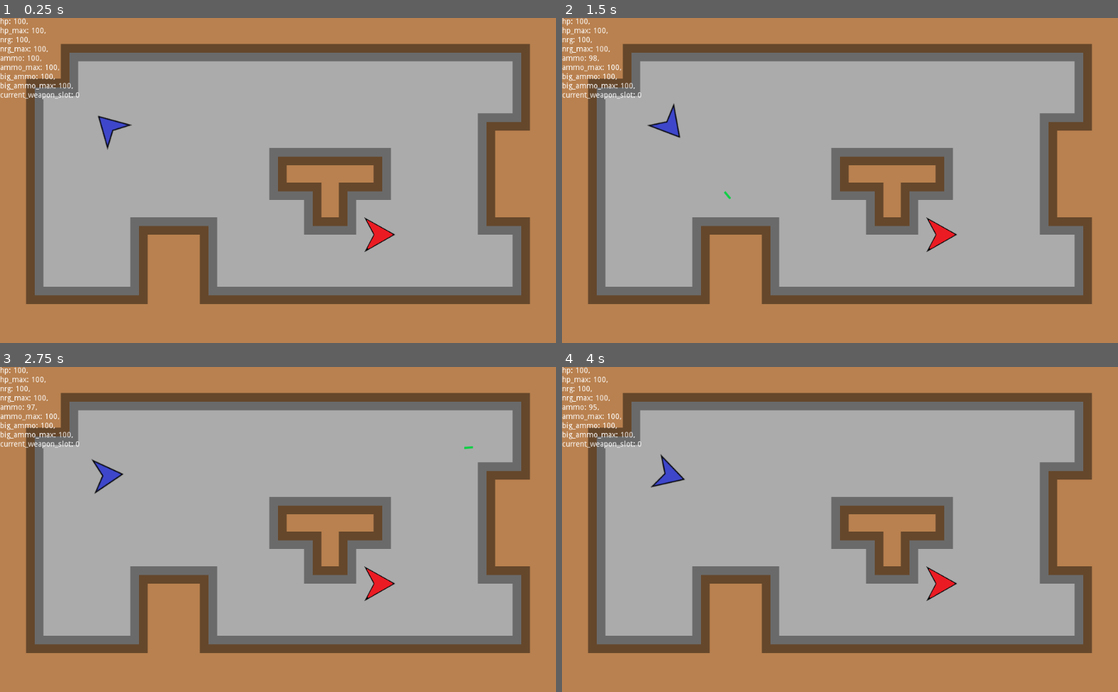
Above: before the commit, frames 1-4 (two rows, left to right).
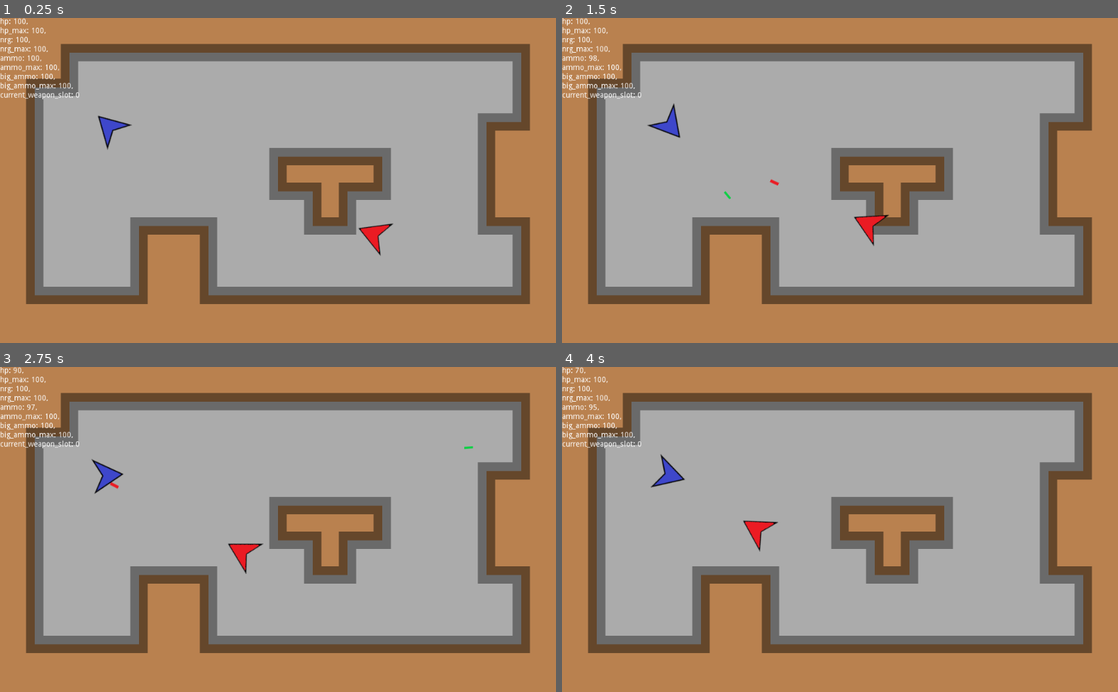
Above: after the commit, the same moments.

Repository: afkpuezo/blinkshooter
Game: Godot game, scene res://scenes/demos/demo.tscn
The game is run twice, just before and just after one commit, with the same random seed, the same clock (stepped at 60 frames per second) and the same inputs.
Inputs (mouse positions are in pixels of both pictures, inside the frame that each line leads up to):
- Up to frame 1 (0.25 s): no input
- Up to frame 2 (1.5 s): move the mouse to (962, 164) at 0.52 s; click (962, 164) at 0.6 s; move the mouse to (728, 196) at 1.27 s; click (728, 196) at 1.35 s
- Up to frame 3 (2.75 s): move the mouse to (333, 458) at 2.02 s; click (333, 458) at 2.1 s
- Up to frame 4 (4 s): move the mouse to (812, 594) at 2.77 s; click (812, 594) at 2.85 s; move the mouse to (1006, 578) at 3.52 s; click (1006, 578) at 3.6 s

The runs differ from the first frame. In frame 1, 0.3% of the frame differs, in the area x 64-71%, y 61-74%; in frame 2, 0.5%; in frame 3, 0.5%, in the area x 2-71%, y 0-73%; in frame 4, 0.5%.

Commit message:
enemy pathfinding

Diff:
--- a/assets/terrain/terrain_tileset.tres
+++ b/assets/terrain/terrain_tileset.tres
@@ -3,160 +3,199 @@
 [ext_resource path="res://assets/terrain/terrain.png" type="Texture" id=1]
 
 [sub_resource type="NavigationPolygon" id=43]
-vertices = PoolVector2Array( 0, 0, 64, 0, 64, 64, 0, 64 )
-polygons = [ PoolIntArray( 0, 1, 2, 3 ) ]
+vertices = PoolVector2Array( 64, 64, 0, 64, 0, 0, 64, 0 )
+polygons = [ PoolIntArray( 0, 1, 2, 3 ) ]
+outlines = [ PoolVector2Array( 64, 64, 0, 64, 0, 0, 64, 0 ) ]
 
 [sub_resource type="NavigationPolygon" id=44]
 vertices = PoolVector2Array( 0, 0, 64, 0, 64, 64, 0, 64 )
 polygons = [ PoolIntArray( 0, 1, 2, 3 ) ]
+outlines = [ PoolVector2Array( 0, 0, 64, 0, 64, 64, 0, 64 ) ]
 
 [sub_resource type="NavigationPolygon" id=45]
 vertices = PoolVector2Array( 0, 0, 64, 0, 64, 64, 0, 64 )
 polygons = [ PoolIntArray( 0, 1, 2, 3 ) ]
+outlines = [ PoolVector2Array( 0, 0, 64, 0, 64, 64, 0, 64 ) ]
 
 [sub_resource type="NavigationPolygon" id=46]
 vertices = PoolVector2Array( 0, 0, 64, 0, 64, 64, 0, 64 )
 polygons = [ PoolIntArray( 0, 1, 2, 3 ) ]
+outlines = [ PoolVector2Array( 0, 0, 64, 0, 64, 64, 0, 64 ) ]
 
 [sub_resource type="NavigationPolygon" id=47]
 vertices = PoolVector2Array( 0, 0, 64, 0, 64, 64, 0, 64 )
 polygons = [ PoolIntArray( 0, 1, 2, 3 ) ]
+outlines = [ PoolVector2Array( 0, 0, 64, 0, 64, 64, 0, 64 ) ]
 
 [sub_resource type="NavigationPolygon" id=48]
 vertices = PoolVector2Array( 0, 0, 64, 0, 64, 64, 0, 64 )
 polygons = [ PoolIntArray( 0, 1, 2, 3 ) ]
+outlines = [ PoolVector2Array( 0, 0, 64, 0, 64, 64, 0, 64 ) ]
 
 [sub_resource type="NavigationPolygon" id=49]
 vertices = PoolVector2Array( 0, 0, 64, 0, 64, 64, 0, 64 )
 polygons = [ PoolIntArray( 0, 1, 2, 3 ) ]
+outlines = [ PoolVector2Array( 0, 0, 64, 0, 64, 64, 0, 64 ) ]
 
 [sub_resource type="NavigationPolygon" id=50]
 vertices = PoolVector2Array( 0, 0, 64, 0, 64, 64, 0, 64 )
 polygons = [ PoolIntArray( 0, 1, 2, 3 ) ]
+outlines = [ PoolVector2Array( 0, 0, 64, 0, 64, 64, 0, 64 ) ]
 
 [sub_resource type="NavigationPolygon" id=51]
 vertices = PoolVector2Array( 0, 0, 64, 0, 64, 64, 0, 64 )
 polygons = [ PoolIntArray( 0, 1, 2, 3 ) ]
+outlines = [ PoolVector2Array( 0, 0, 64, 0, 64, 64, 0, 64 ) ]
 
 [sub_resource type="NavigationPolygon" id=52]
 vertices = PoolVector2Array( 64, 64, 0, 64, 0, 0, 64, 0 )
 polygons = [ PoolIntArray( 0, 1, 2, 3 ) ]
+outlines = [ PoolVector2Array( 64, 64, 0, 64, 0, 0, 64, 0 ) ]
 
 [sub_resource type="NavigationPolygon" id=53]
 vertices = PoolVector2Array( 64, 64, 0, 64, 0, 0, 64, 0 )
 polygons = [ PoolIntArray( 0, 1, 2, 3 ) ]
+outlines = [ PoolVector2Array( 64, 64, 0, 64, 0, 0, 64, 0 ) ]
 
 [sub_resource type="NavigationPolygon" id=54]
 vertices = PoolVector2Array( 64, 64, 0, 64, 0, 0, 64, 0 )
 polygons = [ PoolIntArray( 0, 1, 2, 3 ) ]
+outlines = [ PoolVector2Array( 64, 64, 0, 64, 0, 0, 64, 0 ) ]
 
 [sub_resource type="NavigationPolygon" id=55]
 vertices = PoolVector2Array( 64, 64, 0, 64, 0, 0, 64, 0 )
 polygons = [ PoolIntArray( 0, 1, 2, 3 ) ]
+outlines = [ PoolVector2Array( 64, 64, 0, 64, 0, 0, 64, 0 ) ]
 
 [sub_resource type="NavigationPolygon" id=56]
-vertices = PoolVector2Array( 64, 64, 0, 64, 0, 0, 64, 0 )
-polygons = [ PoolIntArray( 0, 1, 2, 3 ) ]
+vertices = PoolVector2Array( 0, 0, 64, 0, 64, 64, 0, 64 )
+polygons = [ PoolIntArray( 0, 1, 2, 3 ) ]
+outlines = [ PoolVector2Array( 0, 0, 64, 0, 64, 64, 0, 64 ) ]
 
 [sub_resource type="NavigationPolygon" id=57]
 vertices = PoolVector2Array( 64, 64, 0, 64, 0, 0, 64, 0 )
 polygons = [ PoolIntArray( 0, 1, 2, 3 ) ]
+outlines = [ PoolVector2Array( 64, 64, 0, 64, 0, 0, 64, 0 ) ]
 
 [sub_resource type="NavigationPolygon" id=58]
-vertices = PoolVector2Array( 64, 64, 0, 64, 0, 0, 64, 0 )
-polygons = [ PoolIntArray( 0, 1, 2, 3 ) ]
+vertices = PoolVector2Array( 0, 0, 64, 0, 64, 64, 0, 64 )
+polygons = [ PoolIntArray( 0, 1, 2, 3 ) ]
+outlines = [ PoolVector2Array( 0, 0, 64, 0, 64, 64, 0, 64 ) ]
 
 [sub_resource type="NavigationPolygon" id=59]
-vertices = PoolVector2Array( 64, 64, 0, 64, 0, 0, 64, 0 )
-polygons = [ PoolIntArray( 0, 1, 2, 3 ) ]
+vertices = PoolVector2Array( 0, 0, 64, 0, 64, 64, 0, 64 )
+polygons = [ PoolIntArray( 0, 1, 2, 3 ) ]
+outlines = [ PoolVector2Array( 0, 0, 64, 0, 64, 64, 0, 64 ) ]
 
 [sub_resource type="NavigationPolygon" id=60]
-vertices = PoolVector2Array( 64, 64, 0, 64, 0, 0, 64, 0 )
-polygons = [ PoolIntArray( 0, 1, 2, 3 ) ]
+vertices = PoolVector2Array( 0, 0, 64, 0, 64, 64, 0, 64 )
+polygons = [ PoolIntArray( 0, 1, 2, 3 ) ]
+outlines = [ PoolVector2Array( 0, 0, 64, 0, 64, 64, 0, 64 ) ]
 
 [sub_resource type="NavigationPolygon" id=61]
-vertices = PoolVector2Array( 64, 64, 0, 64, 0, 0, 64, 0 )
-polygons = [ PoolIntArray( 0, 1, 2, 3 ) ]
+vertices = PoolVector2Array( 0, 0, 64, 0, 64, 64, 0, 64 )
+polygons = [ PoolIntArray( 0, 1, 2, 3 ) ]
+outlines = [ PoolVector2Array( 0, 0, 64, 0, 64, 64, 0, 64 ) ]
 
 [sub_resource type="NavigationPolygon" id=62]
-vertices = PoolVector2Array( 64, 64, 0, 64, 0, 0, 64, 0 )
-polygons = [ PoolIntArray( 0, 1, 2, 3 ) ]
+vertices = PoolVector2Array( 0, 0, 64, 0, 64, 64, 0, 64 )
+polygons = [ PoolIntArray( 0, 1, 2, 3 ) ]
+outlines = [ PoolVector2Array( 0, 0, 64, 0, 64, 64, 0, 64 ) ]
 
 [sub_resource type="NavigationPolygon" id=63]
-vertices = PoolVector2Array( 64, 64, 0, 64, 0, 0, 64, 0 )
-polygons = [ PoolIntArray( 0, 1, 2, 3 ) ]
+vertices = PoolVector2Array( 0, 0, 64, 0, 64, 64, 0, 64 )
+polygons = [ PoolIntArray( 0, 1, 2, 3 ) ]
+outlines = [ PoolVector2Array( 0, 0, 64, 0, 64, 64, 0, 64 ) ]
 
 [sub_resource type="NavigationPolygon" id=64]
-vertices = PoolVector2Array( 64, 64, 0, 64, 0, 0, 64, 0 )
-polygons = [ PoolIntArray( 0, 1, 2, 3 ) ]
+vertices = PoolVector2Array( 0, 0, 64, 0, 64, 64, 0, 64 )
+polygons = [ PoolIntArray( 0, 1, 2, 3 ) ]
+outlines = [ PoolVector2Array( 0, 0, 64, 0, 64, 64, 0, 64 ) ]
 
 [sub_resource type="NavigationPolygon" id=65]
-vertices = PoolVector2Array( 64, 64, 0, 64, 0, 0, 64, 0 )
-polygons = [ PoolIntArray( 0, 1, 2, 3 ) ]
+vertices = PoolVector2Array( 0, 0, 64, 0, 64, 64, 0, 64 )
+polygons = [ PoolIntArray( 0, 1, 2, 3 ) ]
+outlines = [ PoolVector2Array( 0, 0, 64, 0, 64, 64, 0, 64 ) ]
 
 [sub_resource type="NavigationPolygon" id=66]
-vertices = PoolVector2Array( 64, 64, 0, 64, 0, 0, 64, 0 )
-polygons = [ PoolIntArray( 0, 1, 2, 3 ) ]
+vertices = PoolVector2Array( 0, 0, 64, 0, 64, 64, 0, 64 )
+polygons = [ PoolIntArray( 0, 1, 2, 3 ) ]
+outlines = [ PoolVector2Array( 0, 0, 64, 0, 64, 64, 0, 64 ) ]
 
 [sub_resource type="NavigationPolygon" id=67]
 vertices = PoolVector2Array( 64, 64, 0, 64, 0, 0, 64, 0 )
 polygons = [ PoolIntArray( 0, 1, 2, 3 ) ]
+outlines = [ PoolVector2Array( 64, 64, 0, 64, 0, 0, 64, 0 ) ]
 
 [sub_resource type="NavigationPolygon" id=68]
 vertices = PoolVector2Array( 64, 64, 0, 64, 0, 0, 64, 0 )
 polygons = [ PoolIntArray( 0, 1, 2, 3 ) ]
+outlines = [ PoolVector2Array( 64, 64, 0, 64, 0, 0, 64, 0 ) ]
 
 [sub_resource type="NavigationPolygon" id=69]
 vertices = PoolVector2Array( 64, 64, 0, 64, 0, 0, 64, 0 )
 polygons = [ PoolIntArray( 0, 1, 2, 3 ) ]
+outlines = [ PoolVector2Array( 64, 64, 0, 64, 0, 0, 64, 0 ) ]
 
 [sub_resource type="NavigationPolygon" id=70]
 vertices = PoolVector2Array( 64, 64, 0, 64, 0, 0, 64, 0 )
 polygons = [ PoolIntArray( 0, 1, 2, 3 ) ]
+outlines = [ PoolVector2Array( 64, 64, 0, 64, 0, 0, 64, 0 ) ]
 
 [sub_resource type="NavigationPolygon" id=71]
 vertices = PoolVector2Array( 64, 64, 0, 64, 0, 0, 64, 0 )
 polygons = [ PoolIntArray( 0, 1, 2, 3 ) ]
+outlines = [ PoolVector2Array( 64, 64, 0, 64, 0, 0, 64, 0 ) ]
 
 [sub_resource type="NavigationPolygon" id=72]
 vertices = PoolVector2Array( 64, 64, 0, 64, 0, 0, 64, 0 )
 polygons = [ PoolIntArray( 0, 1, 2, 3 ) ]
+outlines = [ PoolVector2Array( 64, 64, 0, 64, 0, 0, 64, 0 ) ]
 
 [sub_resource type="NavigationPolygon" id=73]
-vertices = PoolVector2Array( 64, 64, 0, 64, 0, 0, 64, 0 )
-polygons = [ PoolIntArray( 0, 1, 2, 3 ) ]
+vertices = PoolVector2Array( 0, 0, 64, 0, 64, 64, 0, 64 )
+polygons = [ PoolIntArray( 0, 1, 2, 3 ) ]
+outlines = [ PoolVector2Array( 0, 0, 64, 0, 64, 64, 0, 64 ) ]
 
 [sub_resource type="NavigationPolygon" id=74]
 vertices = PoolVector2Array( 64, 64, 0, 64, 0, 0, 64, 0 )
 polygons = [ PoolIntArray( 0, 1, 2, 3 ) ]
+outlines = [ PoolVector2Array( 64, 64, 0, 64, 0, 0, 64, 0 ) ]
 
 [sub_resource type="NavigationPolygon" id=75]
 vertices = PoolVector2Array( 64, 64, 0, 64, 0, 0, 64, 0 )
 polygons = [ PoolIntArray( 0, 1, 2, 3 ) ]
+outlines = [ PoolVector2Array( 64, 64, 0, 64, 0, 0, 64, 0 ) ]
 
 [sub_resource type="NavigationPolygon" id=76]
 vertices = PoolVector2Array( 64, 64, 0, 64, 0, 0, 64, 0 )
 polygons = [ PoolIntArray( 0, 1, 2, 3 ) ]
+outlines = [ PoolVector2Array( 64, 64, 0, 64, 0, 0, 64, 0 ) ]
 
 [sub_resource type="NavigationPolygon" id=77]
-vertices = PoolVector2Array( 64, 64, 0, 64, 0, 0, 64, 0 )
-polygons = [ PoolIntArray( 0, 1, 2, 3 ) ]
+vertices = PoolVector2Array( 0, 0, 64, 0, 64, 64, 0, 64 )
+polygons = [ PoolIntArray( 0, 1, 2, 3 ) ]
+outlines = [ PoolVector2Array( 0, 0, 64, 0, 64, 64, 0, 64 ) ]
 
 [sub_resource type="NavigationPolygon" id=78]
-vertices = PoolVector2Array( 64, 64, 0, 64, 0, 0, 64, 0 )
-polygons = [ PoolIntArray( 0, 1, 2, 3 ) ]
+vertices = PoolVector2Array( 0, 0, 64, 0, 64, 64, 0, 64 )
+polygons = [ PoolIntArray( 0, 1, 2, 3 ) ]
+outlines = [ PoolVector2Array( 0, 0, 64, 0, 64, 64, 0, 64 ) ]
 
 [sub_resource type="NavigationPolygon" id=79]
 vertices = PoolVector2Array( 64, 64, 0, 64, 0, 0, 64, 0 )
 polygons = [ PoolIntArray( 0, 1, 2, 3 ) ]
+outlines = [ PoolVector2Array( 64, 64, 0, 64, 0, 0, 64, 0 ) ]
 
 [sub_resource type="NavigationPolygon" id=80]
 vertices = PoolVector2Array( 64, 64, 0, 64, 0, 0, 64, 0 )
 polygons = [ PoolIntArray( 0, 1, 2, 3 ) ]
+outlines = [ PoolVector2Array( 64, 64, 0, 64, 0, 0, 64, 0 ) ]
 
 [sub_resource type="NavigationPolygon" id=81]
 vertices = PoolVector2Array( 64, 64, 0, 64, 0, 0, 64, 0 )
 polygons = [ PoolIntArray( 0, 1, 2, 3 ) ]
+outlines = [ PoolVector2Array( 64, 64, 0, 64, 0, 0, 64, 0 ) ]
 
 [sub_resource type="ConvexPolygonShape2D" id=2]
 points = PoolVector2Array( 0, 0, 64, 0, 64, 64, 0, 64 )
--- a/scenes/demos/demo.tscn
+++ b/scenes/demos/demo.tscn
@@ -38,12 +38,14 @@
 
 [node name="Enemy" parent="." instance=ExtResource( 9 )]
 position = Vector2( 700, 400 )
+maximum_detection_range = 800
 
 [node name="EnemyGun" parent="Enemy/EnemyWeaponBar" index="0" instance=ExtResource( 4 )]
 
 [node name="TileMap" type="TileMap" parent="."]
 z_index = -50
 tile_set = ExtResource( 6 )
+bake_navigation = true
 format = 1
 tile_data = PoolIntArray( -1, 1, 0, -65536, 1, 1, -65535, 1, 1, -65534, 1, 1, -65533, 1, 1, -65532, 1, 1, -65531, 1, 1, …(3141 unchanged characters)…
 
--- a/scenes/units/enemy.tscn
+++ b/scenes/units/enemy.tscn
@@ -11,12 +11,13 @@
 [ext_resource path="res://scripts/units/enemy_weapon_bar.gd" type="Script" id=9]
 
 [sub_resource type="CircleShape2D" id=1]
-radius = 256.0
+radius = 1000.0
 
 [node name="Enemy" type="KinematicBody2D"]
 collision_layer = 4
 collision_mask = 0
 script = ExtResource( 1 )
+maximum_detection_range = 1000
 
 [node name="Sprite" type="Sprite" parent="."]
 texture = ExtResource( 4 )
@@ -48,7 +49,6 @@
 polygon = PoolVector2Array( -10, 0, -27, -30, 24, 0, -27, 30 )
 
 [node name="EnemyMover" parent="." instance=ExtResource( 6 )]
-stop_chasing_threshold = 160
 
 [node name="MovementStats" type="Node" parent="."]
 script = ExtResource( 7 )
--- a/scenes/units/enemy_mover.tscn
+++ b/scenes/units/enemy_mover.tscn
@@ -6,3 +6,8 @@
 script = ExtResource( 1 )
 
 [node name="NavigationAgent2D" type="NavigationAgent2D" parent="."]
+
+[node name="NavUpdateTimer" type="Timer" parent="."]
+process_mode = 0
+wait_time = 0.1
+one_shot = true
--- a/scripts/units/movers/enemy_mover.gd
+++ b/scripts/units/movers/enemy_mover.gd
@@ -11,6 +11,7 @@
 onready var too_close_squared = pow(too_close_threshold, 2)
 
 onready var nav_agent: NavigationAgent2D = $NavigationAgent2D
+onready var nav_update_timer: Timer = $NavUpdateTimer
 
 
 # -----
@@ -27,6 +28,7 @@
 	if player:
 		unit.look_at(player.position)
 		var distance_to_player = unit.position.distance_squared_to(player.position)
+		print("DEBUG: EnemyMover.physics_update(): [distance, threshold] %d, %d" % [sqrt(distance_to_player), stop_chasing_threshold])
 		if distance_to_player > chasing_squared:
 			_chase_player(unit, movement_stats, delta, player)
 		elif distance_to_player < too_close_squared:
@@ -46,8 +48,20 @@
 
 ## called when the player is detected AND far enough away that the enemy will chase them
 func _chase_player(unit, movement_stats: MovementStats, delta: float, player):
-	var direction: Vector2 = (player.position - unit.position).normalized()
+	_update_pathing(player.position)
+	var next_location = nav_agent.get_next_location()
+	#print("DEBUG: EnemyMover._chase_player(): next_location is %s" % next_location)
+	var direction: Vector2 = unit.position.direction_to(next_location).normalized()
 	accelerate_towards(unit, movement_stats, delta, direction)
+
+
+## if the reset timer has expired, update the nav agent's target position and restart the timer
+## this should only be called when the player is detected and being chased
+func _update_pathing(new_target_location: Vector2):
+	if nav_update_timer.is_stopped():
+		#print("DEBUG: EnemyMover._update_pathing(): setting new target location")
+		nav_agent.set_target_location(new_target_location)
+		nav_update_timer.start()
 
 
 ## called when the player is detected too close for comfort and the enemy wants to back away
--- a/scripts/units/movers/mover.gd
+++ b/scripts/units/movers/mover.gd
@@ -18,6 +18,7 @@
 	movement_stats.velocity = \
 			movement_stats.velocity.move_toward(direction * movement_stats.MAX_SPEED, movement_stats.ACCELERATION * delta)
 
+
 ## Helper method, can be used in physics update, decelerates the unit using
 ## friction. Updates the unit's velocity, does not actually
 ## call move_and_slide.
